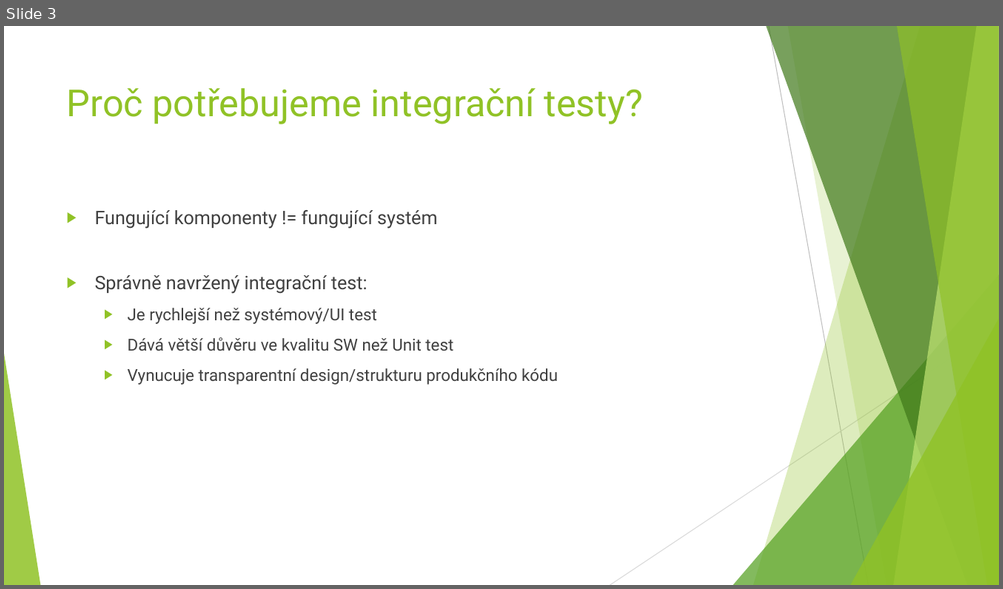
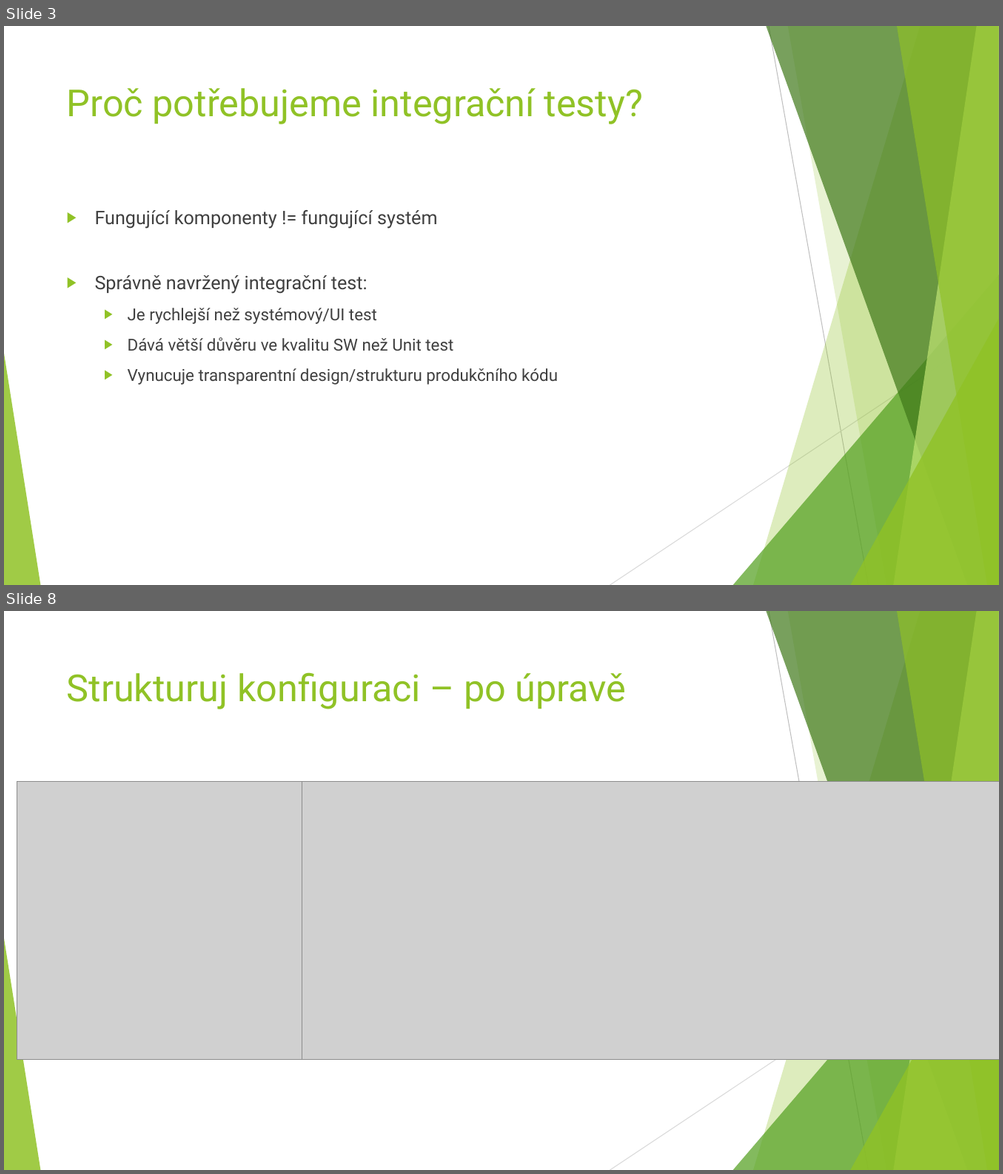
Before and after one commit to linhartJ/integration-testing, a slide deck: doc/Quadient-prezentace.pptx. Shown one above the other, each under a label of ours: slide 3 before the commit, slides 3 and 8 after it; the slides between them are not shown. The pictures are 1003x589 and 1003x1174 pixels, drawn with LibreOffice and Linux fonts; fonts in the diff are those of the drawing; grey boxes stand for pictures. Boxes give left, top, right and bottom in pixels: in the first picture for what was removed or moved away, otherwise in the second. Text is boxed around its words. In the diff, an @@ line names an element or a change of style, - is before the commit and + after.

```diff
--- a/doc/Quadient-prezentace.pptx
+++ b/doc/Quadient-prezentace.pptx
@@ slide 8 added at bbox=[4, 611, 999, 1170], background #FFFFFF; not listed: 10 template elements that a slide beside it also shows @@
@@ title added at bbox=[67, 672, 626, 709], 36 pt, text #90C226 @@
+Strukturuj konfiguraci – po úpravě
@@ picture added at bbox=[17, 782, 302, 1060] @@
@@ picture added at bbox=[302, 782, 999, 1060] @@
```
Also in this commit, not shown: 2 slides changed, 3 other slides added.
